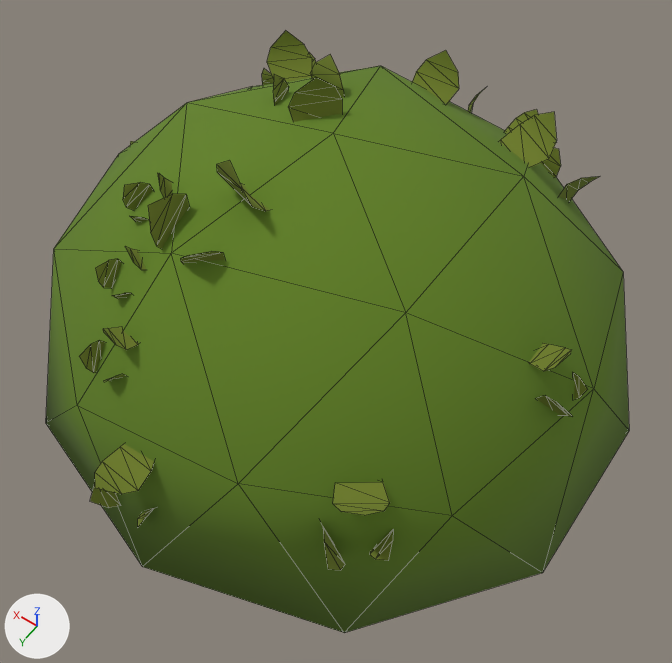
The glTF model apps/garden/public/assets/models/Bush.glb as it was, and as the next commit left it.
The view is the same before and after, from a 50 mm camera at (-0.294, 0.39, 0.675) aimed at (-0.032, 0.023, 0.098). Arrows for +X, +Y and +Z are at lower left; the lights stay in place. The first picture is the older version. Mesh edges are drawn as thin lines. Where no turn or scale is listed for an object, it has been applied to the vertices.

Script lines for the objects in view, before the commit:
```python
me_bush_1 = bpy.data.meshes.new('Bush 1')
me_bush_1.from_pydata(...)  # 377 vertices, 321 faces; spans x -0.25..0.267, y -0.25..0.253, z 0.0..0.273
# faces by material slot: [48, 273]
me_bush_1.materials.append(mat_material_colorpalettemain)  # picture img_gredicepixpal_basecolor
me_bush_1.materials.append(mat_material_grasspart)  # green #7a8930
ob_bush_1 = bpy.data.objects.new('Bush 1', me_bush_1)
ob_bush_1.location = (-0.002, -0.0151, 0.006)
```
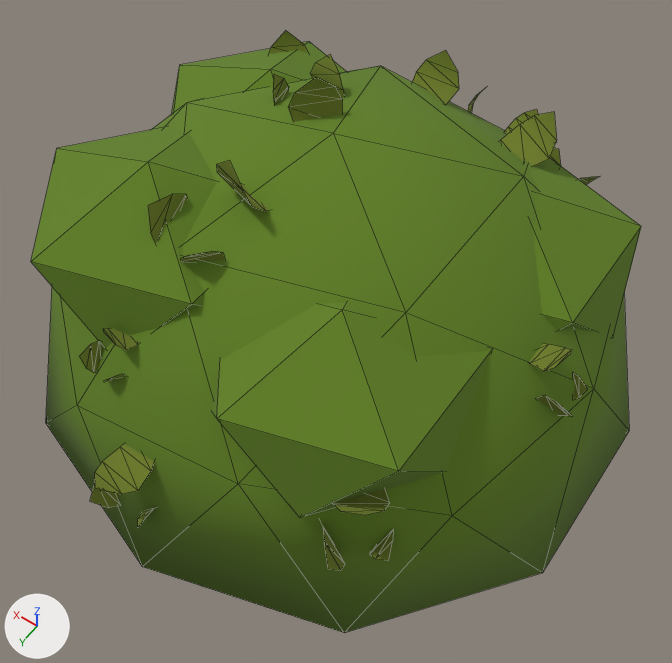
Diff of the bpy script that builds the scene:
```diff
--- a/apps/garden/public/assets/models/Bush.glb.py
+++ b/apps/garden/public/assets/models/Bush.glb.py
@@ me_bush_autumnthinning @@
+me_bush_autumnthinning.from_pydata(...)  # an icosphere of 20 faces spanning x -0.212..-0.009, y -0.161..0.021, z 0.068..0.208; an icosphere of 20 faces spanning x 0.004..0.206, y -0.154..0.029, z 0.08..0.22; an icosphere of 20 faces spanning x -0.18..0.022, y 0.009..0.191, z 0.075..0.215; an icosphere of 20 faces spanning x -0.009..0.193, y -0.004..0.179, z 0.1..0.24
+me_bush_autumnthinning.materials.append(mat_material_colorpalettemain)  # picture img_gredicepixpal_basecolor
@@ ob_bush_autumnthinning @@
+ob_bush_autumnthinning = bpy.data.objects.new('Bush_AutumnThinning', me_bush_autumnthinning)
+ob_bush_autumnthinning.location = (-0.002, -0.0151, 0.006)
```

Location of each change, (x1, y1, x2, y2) in pixels of the pictures (672 x 663 px):
'Bush_AutumnThinning', added (green)
    after: (31, 41, 641, 517)
